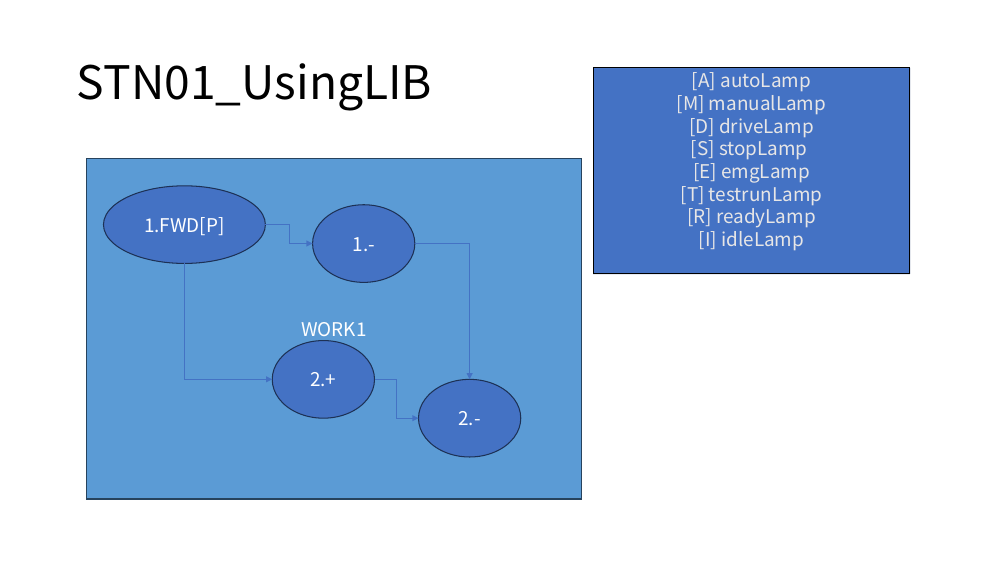
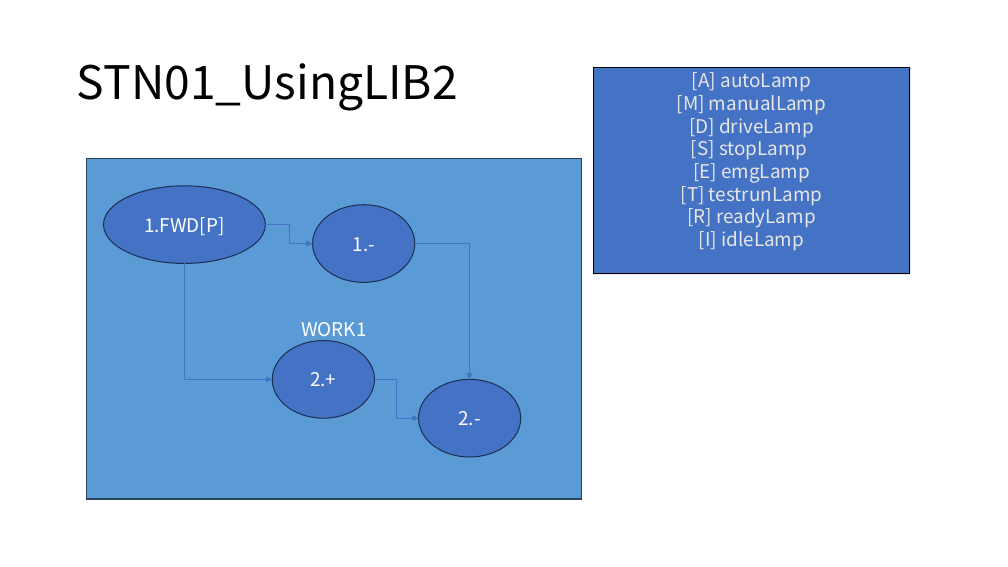
Before and after one commit to DualsoftDev/ds, a slide deck: slide 3 of DsDotNet/src/UnitTest/UnitTest.Model/ImportOfficeExample/exportDS/testA/testMy/my.pptx (slide 5 before the commit). Drawn at 1008x567 pixels with LibreOffice and Linux fonts; fonts in the diff are those of the drawing. Boxes give left, top, right and bottom in pixels: in the first picture for what was removed or moved away, otherwise in the second. Text is boxed around its words. In the diff, an @@ line names an element or a change of style, - is before the commit and + after.

```diff
--- a/DsDotNet/src/UnitTest/UnitTest.Model/ImportOfficeExample/exportDS/testA/testMy/my.pptx
+++ b/DsDotNet/src/UnitTest/UnitTest.Model/ImportOfficeExample/exportDS/testA/testMy/my.pptx
@@ title at bbox=[77, 63, 458, 111]: text changed @@
-STN01_UsingLIB
+STN01_UsingLIB2
```
Also in this commit, not shown: 3 other slides changed, 2 slides added, 27 other files.
